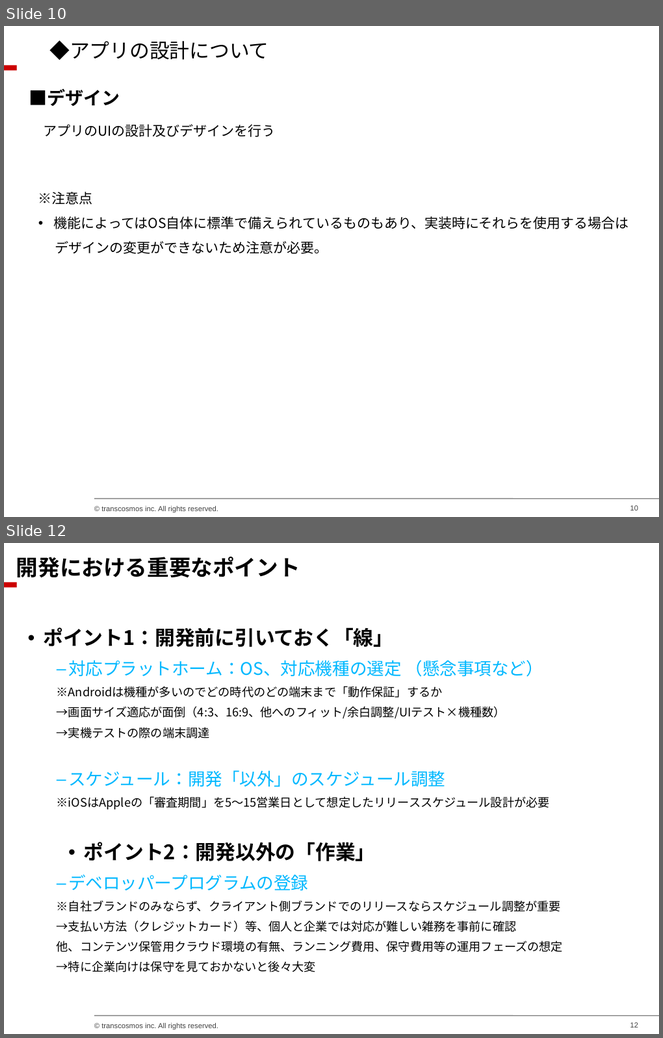
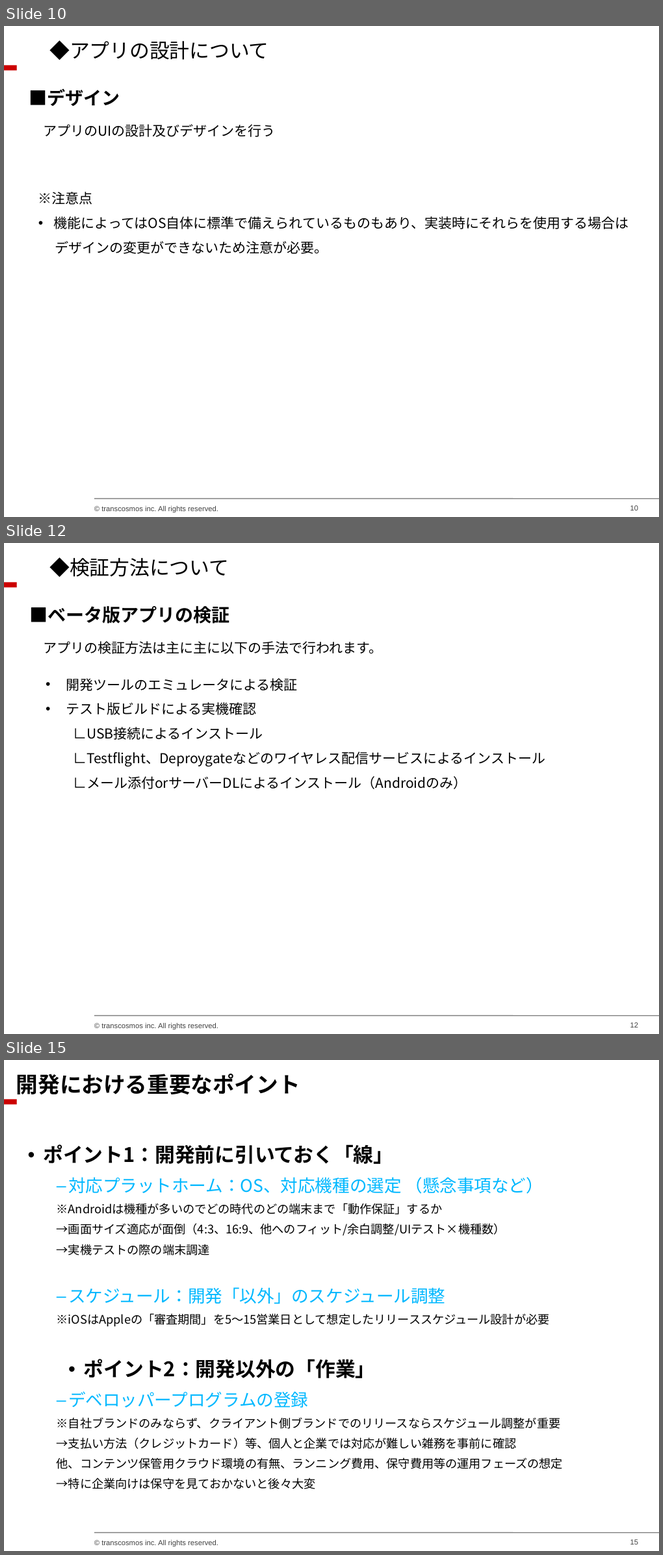
Before and after one commit to chieeeeno/my_common_files, a slide deck: docs/クリエイター勉強会資料/アプリ編/20150122_クリエイターチーム勉強会（アプリ編）.ppt. Shown one above the other, each under a label of ours: slides 10 and 12 before the commit, slides 10, 12 and 15 after it; the slides between them are not shown. The pictures are 663x1038 and 663x1555 pixels, drawn with LibreOffice and Linux fonts; fonts in the diff are those of the drawing; background and template pictures are left out. Boxes give left, top, right and bottom in pixels: in the first picture for what was removed or moved away, otherwise in the second. Text is boxed around its words. In the diff, an @@ line names an element or a change of style, - is before the commit and + after.

```diff
--- a/docs/クリエイター勉強会資料/アプリ編/20150122_クリエイターチーム勉強会（アプリ編）.ppt
+++ b/docs/クリエイター勉強会資料/アプリ編/20150122_クリエイターチーム勉強会（アプリ編）.ppt
@@ slide 12 added at (4, 543, 659, 1034), background #FFFFFF; not listed: 4 template elements that a slide beside it also shows @@
@@ text added at (50, 557, 229, 577), 22 pt, text #000000 @@
+◆検証方法について
@@ text added at (29, 606, 230, 624), 20 pt, text #000000, bold @@
+■ベータ版アプリの検証
@@ text added at (43, 641, 382, 654), 15 pt, text #000000 @@
+アプリの検証方法は主に主に以下の手法で行われます。
@@ text added at (66, 678, 545, 789), 15 pt, text #000000 @@
+• 開発ツールのエミュレータによる検証
+• テスト版ビルドによる実機確認
+∟USB接続によるインストール
+∟Testflight、Deproygateなどのワイヤレス配信サービスによるインストール
+∟メール添付orサーバーDLによるインストール（Androidのみ）
@@ what was slide 12 is now slide 15 @@
@@ page number at (631, 1540, 638, 1545): text changed @@
-12
+15
```
Also in this commit, not shown: 3 slides changed, 2 other slides added.
